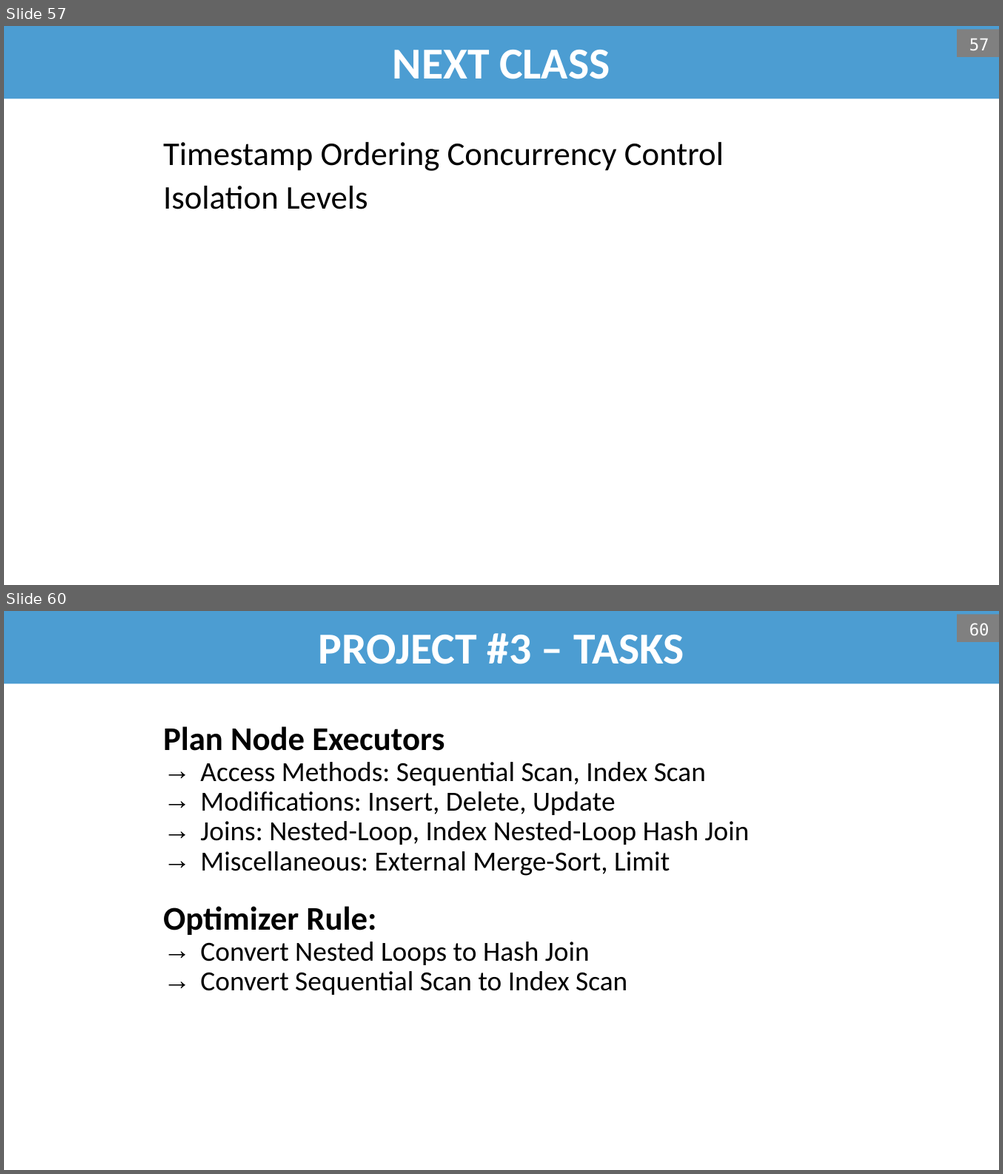
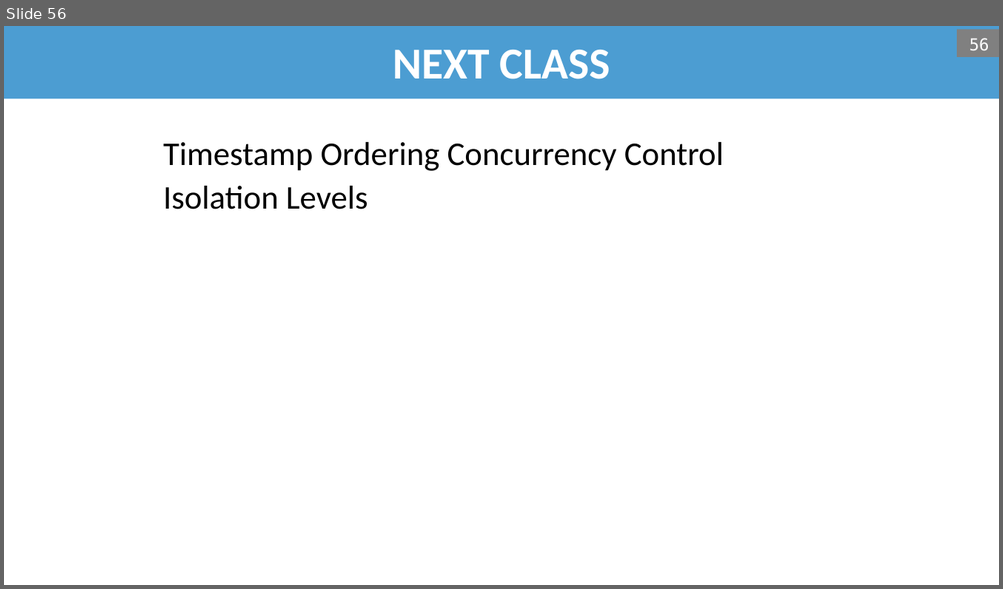
Before and after one commit to bsb20/bsb20.github.io, a slide deck: docs/421_f26/lectures/L17_2PL.pptx. Shown one above the other, each under a label of ours: slides 57 and 60 before the commit, slide 56 after it; the slides between them are not shown. The pictures are 1003x1174 and 1003x589 pixels, drawn with LibreOffice and Linux fonts; fonts in the diff are those of the drawing; background and template pictures are left out. Boxes give left, top, right and bottom in pixels: in the first picture for what was removed or moved away, otherwise in the second. Text is boxed around its words. In the diff, an @@ line names an element or a change of style, - is before the commit and + after.

```diff
--- a/docs/421_f26/lectures/L17_2PL.pptx
+++ b/docs/421_f26/lectures/L17_2PL.pptx
@@ slide 60 removed at [4,611,999,1170], background #FFFFFF @@
@@ title removed at [4,611,999,684] @@
-PROJECT #3 – TASKS
@@ page number removed at [957,614,999,642] @@
-60
@@ text removed at [163,726,749,995] @@
-Plan Node Executors
-  → Access Methods: Sequential Scan, Index Scan
-  → Modifications: Insert, Delete, Update
-  → Joins: Nested-Loop, Index Nested-Loop Hash Join
-  → Miscellaneous: External Merge-Sort, Limit
-Optimizer Rule:
-  → Convert Nested Loops to Hash Join
-  → Convert Sequential Scan to Index Scan
@@ what was slide 57 is now slide 56 @@
@@ page number at [969,38,989,50]: text changed @@
-57
+56
```
Also in this commit, not shown: 6 slides changed, 6 other slides removed, 1 other file.
